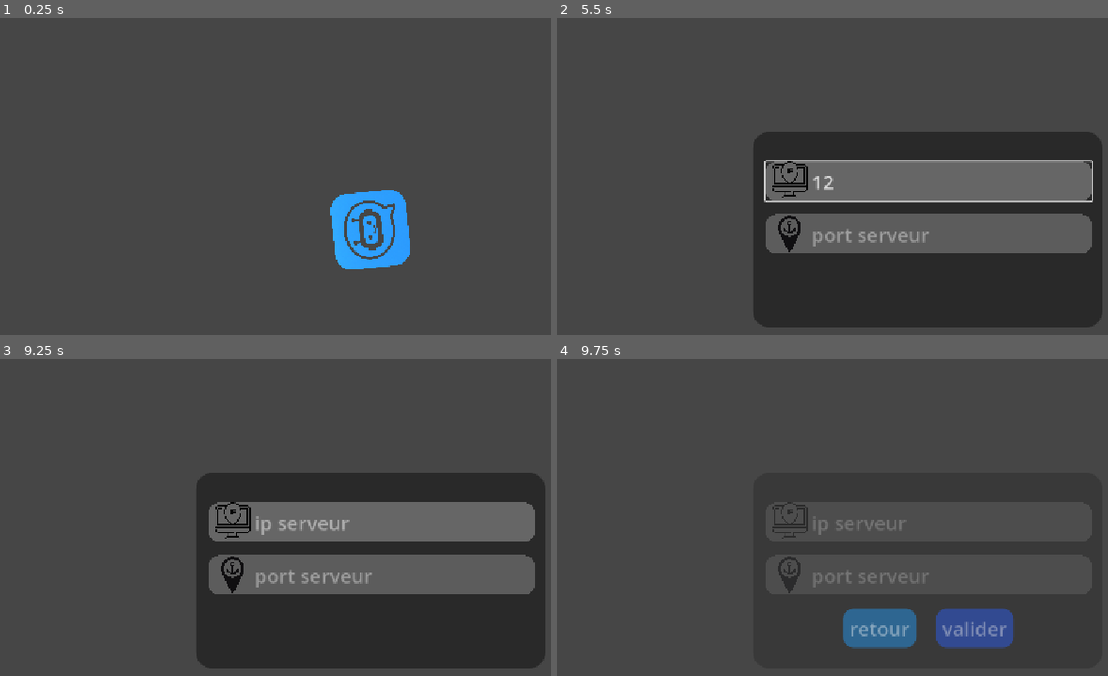
Above: before the commit, frames 1-4 (two rows, left to right).
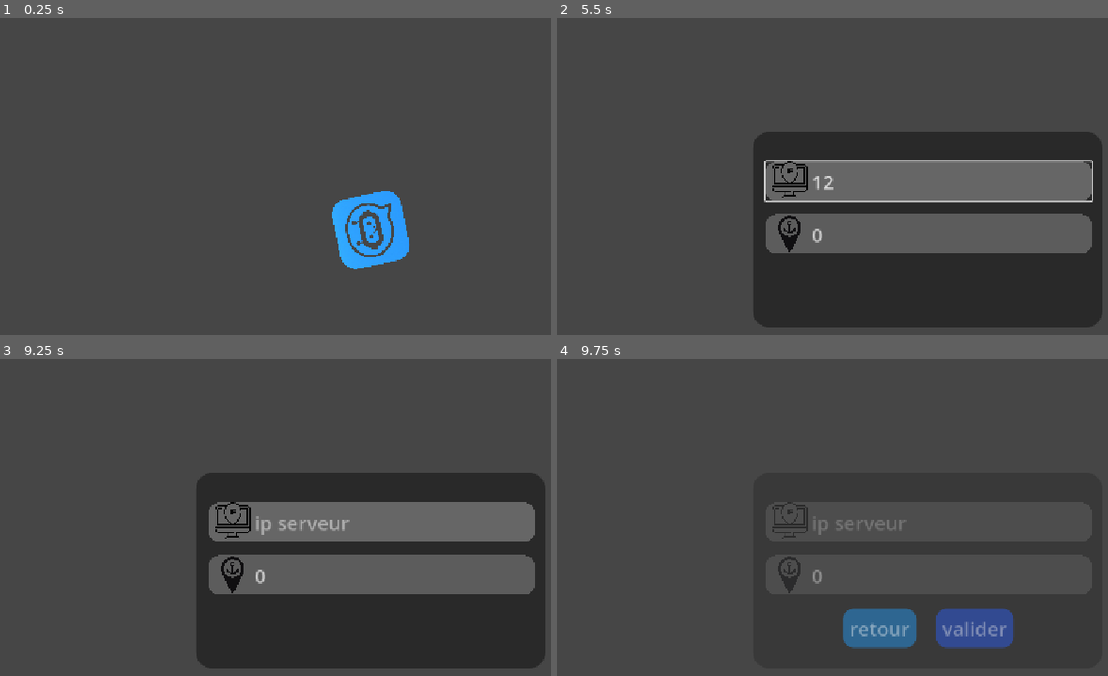
Above: after the commit, the same moments.

Repository: OptimusJB/JBot
Game: Godot game, scene res://tcp/sélecteur client-serveur.tscn
Same seed, same stepped clock (60 frames per second), same inputs: the game is played once before the commit and once after it. Before the commit the project starts from res://client/intro/intro.tscn.
Inputs (mouse positions are in pixels of both pictures, inside the frame that each line leads up to):
- Up to frame 1 (0.25 s): no input
- Up to frame 2 (5.5 s): click (931, 176) at 2.02 s; type "Alex" at 2.1 s; click (931, 230) at 2.77 s; type "12" at 2.85 s; click "se connecter au serveur" at 3.5 s; click "changer ip serveur" at 4.25 s; click (926, 182) at 5.02 s; type "12" at 5.1 s
- Up to frame 3 (9.25 s): click "retour" at 5.75 s; click "changer ip serveur" at 8 s
- Up to frame 4 (9.75 s): click "retour" at 9.5 s

The runs differ from the first frame. In frame 1, 1.0% of the frame differs, in the area x 59-75%, y 54-80%; in frame 2, 0.3%; in frame 3, 0.3%; in frame 4, 0.2%.

Commit message:
Save fonctionnel sur le changement d'ip et de port + continuation serveur

Diff:
--- a/client/Global.gd
+++ b/client/Global.gd
@@ -1,6 +1 @@
 extends Node
-
-var server_ip = ""
-var server_port = 25566
-var username = ""
-var password = ""
--- a/client/Save.gd
+++ b/client/Save.gd
@@ -1,21 +1,49 @@
 extends Node
 
-var data = {}
+var data = {"ip":"", "port":0, "pseudo":""}
+const dossier_save = "user://"
+const fichier_save = "JBot_data.txt"
 
 func sauvegarder():
-	var fichier = FileAccess.open("data.txt", FileAccess.WRITE)
+	var fichier = FileAccess.open(dossier_save + fichier_save, FileAccess.WRITE)
 	fichier.store_var(data)
 	fichier.close()
 
 func charger():
-	var fichier = FileAccess.open("data.txt", FileAccess.READ)
+	var fichier = FileAccess.open(dossier_save + fichier_save, FileAccess.READ)
 	data = fichier.get_var()
 	fichier.close()
 
-func set_data(nom_data:String, valeur):
+func set_data(nom_data:String, valeur, ignore_type=false):
+	if not nom_data in data.keys():
+		push_error(nom_data + " n'est pas une donnée valide")
+		return 0
+
+	if not typeof(valeur) == typeof(data[nom_data]) and not ignore_type:
+		push_error("la valeur de " + nom_data + " n'est pas du même type que la valeur actuelle")
+		return 0
 	data[nom_data] = valeur
+	return 1
 
 func get_data(nom_data:String):
-	if not data.find_key(nom_data):
+	if not nom_data in data.keys():
 		push_error(nom_data + " non trouvé")
 	return data[nom_data]
+
+func is_save_exist():
+	var dossier = DirAccess.open(dossier_save)
+	return dossier.file_exists(fichier_save)
+
+
+func reset_save():
+	if is_save_exist():
+		var dossier = DirAccess.open(dossier_save)
+		dossier.remove(fichier_save)
+		print("save supprimée")
+	else:
+		print("save non supprimée")
+
+func _ready() -> void:
+	# on charge les données si elles existent
+	if is_save_exist():
+		charger()
--- a/client/changer ip/animation_player.gd
+++ b/client/changer ip/animation_player.gd
@@ -17,6 +17,7 @@
 		# sauvegarde des valeurs
 		Save.set_data("ip", $"../éléments ui/CenterContainer/VBoxContainer/ip serveur".text)
 		Save.set_data("port", int($"../éléments ui/CenterContainer/VBoxContainer/port serveur".text))
+		Save.sauvegarder()
 		play("disparition")
 	else:
 		# on met un message d'avertissement
--- a/client/changer ip/changer ip.tscn
+++ b/client/changer ip/changer ip.tscn
@@ -1,7 +1,8 @@
-[gd_scene load_steps=10 format=3 uid="uid://sb7lphcf5qsm"]
+[gd_scene load_steps=11 format=3 uid="uid://sb7lphcf5qsm"]
 
 [ext_resource type="Theme" uid="uid://gmqta8b8i02m" path="res://assets/theme_JBot.tres" id="1_w8k42"]
 [ext_resource type="Texture2D" uid="uid://cusnsfi5me8eb" path="res://assets/ip_image.png" id="2_1vr63"]
+[ext_resource type="Script" uid="uid://qsw6f73bkeyu" path="res://client/changer ip/container_ip_et_serveur.gd" id="2_r7pur"]
 [ext_resource type="Texture2D" uid="uid://d0emrrgw86qe" path="res://assets/port_image.png" id="3_m0c5h"]
 [ext_resource type="Script" uid="uid://c8s3ox7xqhy86" path="res://client/changer ip/animation_player.gd" id="4_m0c5h"]
 
@@ -339,6 +340,7 @@
 layout_mode = 2
 theme = ExtResource("1_w8k42")
 theme_override_constants/separation = 21
+script = ExtResource("2_r7pur")
 
 [node name="ip serveur" type="LineEdit" parent="éléments ui/CenterContainer/VBoxContainer"]
 modulate = Color(1, 1, 1, 0)
--- /dev/null
+++ b/client/changer ip/container_ip_et_serveur.gd
@@ -0,0 +1,5 @@
+extends VBoxContainer
+
+func _ready() -> void:
+	$"ip serveur".text = Save.get_data("ip")
+	$"port serveur".text = str(Save.get_data("port"))
--- a/client/client.gd
+++ b/client/client.gd
@@ -1,35 +1,45 @@
 extends Node2D
 
 var connection = StreamPeerTCP.new()	# ATTENTION doit être en dehors d'une fonction sinon ça coupe la connexion
+var serveur = load("res://serveur/serveur.gd").new()	# pour récupérer les fonctions d'envoi
 
 func erreur(error:String):
 	print("erreur client : " + error)
 
-func envoyer_data(data:PackedByteArray):
+func envoyer_data(liste:Array):
 	var err = null
 
-	# calcul de la longueur
-	var prefixe = str(data.size()) + "a"
-	data = PackedByteArray(prefixe.to_utf8_buffer()) + data
-
-	err = connection.connect_to_host(Global.server_ip, Global.server_port)
+	print("avant connect")
+	err = connection.connect_to_host(Save.get_data("ip"), Save.get_data("port"))
+	print("après connect")
 	if err != OK:
 		erreur("connexion au serveur : " + error_string(err))
 		return 0
 	connection.poll()
 
 	# on attend que la connexion soit établie (car connect_to_host n'est pas bloquante
+	print("avant status")
 	while not connection.get_status() == 2:
 		connection.poll()
 		if connection.get_status() in [0, 3]:
 			erreur("pas réussi à se connecter")
+			connection.disconnect_from_host()
 			return 0
 
-	err = connection.put_data(data)
-	if err != OK:
-		erreur("envoi données : " + error_string(err))
+	# on envoie les infos
+	print("avant send")
+	if not serveur.send(connection, liste):
+		connection.disconnect_from_host()
+		return 0
+
+	# on récupère les infos
+	var data = serveur.recv(connection)
+	if not data:
+		connection.disconnect_from_host()
+		return 0
 
 	connection.disconnect_from_host()
+	return data
 
 func _ready() -> void:
 	# zone de tests
--- a/client/connexion/animations.gd
+++ b/client/connexion/animations.gd
@@ -11,8 +11,11 @@
 
 
 func _on_se_connecter_pressed() -> void:
-	pass # Replace with function body.
-
+	print("se connecter")
+	print("se connecter2")
+	if Client.envoyer_data(["test"]):
+		# connexion réussie
+		print("connexion réussie")
 
 func _on_animation_finished(anim_name: StringName) -> void:
 	if anim_name == "disparition":
--- a/client/connexion/connexion.tscn
+++ b/client/connexion/connexion.tscn
@@ -1,9 +1,9 @@
 [gd_scene load_steps=11 format=3 uid="uid://cp376fuqgm1f8"]
 
 [ext_resource type="Theme" uid="uid://gmqta8b8i02m" path="res://assets/theme_JBot.tres" id="1_esod7"]
+[ext_resource type="Script" uid="uid://cm2cnxpsnnt0b" path="res://client/connexion/pseudo.gd" id="2_coyei"]
 [ext_resource type="Texture2D" uid="uid://b0h5mqeqqsyv7" path="res://assets/username_image.png" id="2_kwlb3"]
 [ext_resource type="Texture2D" uid="uid://co0b4lu5ckt5m" path="res://assets/password_image.png" id="3_1l5j0"]
-[ext_resource type="PackedScene" uid="uid://c6ipud25djhe2" path="res://client/client.tscn" id="4_1l5j0"]
 [ext_resource type="Script" uid="uid://lcvoci330xfh" path="res://client/connexion/animations.gd" id="5_b27uq"]
 
 [sub_resource type="StyleBoxFlat" id="StyleBoxFlat_a1jha"]
@@ -313,7 +313,7 @@
 
 [node name="container champs" type="VBoxContainer" parent="éléments ui"]
 custom_minimum_size = Vector2(450, 0)
-layout_mode = 2
+layout_mode = 0
 offset_left = 352.0
 offset_top = 212.0
 offset_right = 802.0
@@ -326,6 +326,7 @@
 custom_minimum_size = Vector2(0, 60)
 layout_mode = 2
 placeholder_text = "nom d'utilisateur"
+script = ExtResource("2_coyei")
 
 [node name="mot de passe" type="LineEdit" parent="éléments ui/container champs"]
 modulate = Color(1, 1, 1, 0)
@@ -342,7 +343,7 @@
 
 [node name="changer ip" type="Button" parent="éléments ui"]
 modulate = Color(1, 1, 1, 0)
-layout_mode = 2
+layout_mode = 0
 offset_left = 16.0
 offset_top = 22.0
 offset_right = 306.0
@@ -370,8 +371,6 @@
 scale = Vector2(0.11, 0.11)
 texture = ExtResource("3_1l5j0")
 
-[node name="Client" parent="." instance=ExtResource("4_1l5j0")]
-
 [node name="animations" type="AnimationPlayer" parent="."]
 libraries = {
 &"": SubResource("AnimationLibrary_qiwyy")
--- /dev/null
+++ b/client/connexion/pseudo.gd
@@ -0,0 +1,4 @@
+extends LineEdit
+
+func _ready() -> void:
+	text = Save.get_data("pseudo")
--- a/project.godot
+++ b/project.godot
@@ -11,14 +11,15 @@
 [application]
 
 config/name="JBot"
-run/main_scene="uid://d0tq1yglb7k1v"
-config/features=PackedStringArray("4.4", "GL Compatibility")
+run/main_scene="uid://d1qjwx7nm7oij"
+config/features=PackedStringArray("4.5", "GL Compatibility")
 config/icon="res://icon.svg"
 
 [autoload]
 
 Global="*res://client/Global.gd"
 Save="*res://client/Save.gd"
+Client="*res://client/client.tscn"
 
 [display]
 
--- a/serveur/serveur.gd
+++ b/serveur/serveur.gd
@@ -11,19 +11,20 @@
 	return 1
 
 func _ready() -> void:
-	se_connecter()
-	print("serveur démarré sur le port " + str(serveur.get_local_port()))
+	print("ready")
+	if se_connecter():
+		print("serveur démarré sur le port " + str(serveur.get_local_port()))
 
 func _process(delta: float) -> void:
-	#print(serveur.is_connection_available())
-	if serveur.is_connection_available():
-		handle(serveur.take_connection())
+	while serveur.is_connection_available():
+		var connection = serveur.take_connection()
+		handle(connection)
+		connection.disconnect_from_host()
 
 func erreur(error:String): # fonction à appeller en cas d'erreur
 	print("erreur lors du handle : ", error)
 
-func handle(connection:StreamPeerTCP):
-
+func recv(connection:StreamPeerTCP):
 	var duree_message = ""
 	var requete = connection.get_data(1)
 	if requete[0] != OK:
@@ -55,8 +56,47 @@
 	# on teste au cas où la taille du message n'est pas cohérente avec la durée
 	if len(message_bytes) != duree_message:
 		erreur("message_bytes pas de la même longueur que duree_message")
+		return 0
 
 	message = message_bytes.get_string_from_utf8()
+	return str_to_list(message)
 
-	connection.disconnect_from_host()
-	print(message)
+func send(connection:StreamPeerTCP, liste:Array):
+	var message = list_to_str(liste)
+	var message_bytes = message.to_utf8_buffer()
+	var err
+
+	# calcul de la longueur
+	var prefixe = str(message_bytes.size()) + "a"
+	message_bytes = PackedByteArray(prefixe.to_utf8_buffer()) + message_bytes
+
+	err = connection.put_data(message_bytes)
+	if err != OK:
+		erreur("envoi données : " + error_string(err))
+		return 0
+	return 1
+
+func list_to_str(liste:Array):
+	# ATTENTION toutes les valeurs sont converties en str
+	assert(typeof(liste) == TYPE_ARRAY, "liste n'est pas une liste")
+	var texte = ""
+	for index_liste in range(len(liste)):
+		if index_liste == len(liste) - 1:
+			texte = texte + str(liste[index_liste])
+		else:
+			texte = texte + str(liste[index_liste]) + "&slliste&"
+	return texte
+
+func str_to_list(texte:String):
+	assert(typeof(texte) == TYPE_STRING, "texte doit être une chaine de caractères")
+	var liste = texte.split("&slliste&")
+	return liste
+
+func handle(connection:StreamPeerTCP):
+	# on récupère les infos
+	var message = recv(connection)
+	if not message:	# au cas où ça a crash
+		return 0
+	print("a")
+	if not send(connection, ["ok"]):
+		return 0
--- /dev/null
+++ b/tcp/sélecteur client-serveur.tscn
@@ -0,0 +1,6 @@
+[gd_scene load_steps=2 format=3 uid="uid://d1qjwx7nm7oij"]
+
+[ext_resource type="Script" uid="uid://lo12fueldume" path="res://tcp/sélecteur_client_serveur.gd" id="1_p1wgx"]
+
+[node name="SélecteurClient-serveur" type="Node"]
+script = ExtResource("1_p1wgx")
--- /dev/null
+++ b/tcp/sélecteur_client_serveur.gd
@@ -0,0 +1,9 @@
+extends Node
+
+# le fichier sert à lancer le serveur ou le client selon le tag
+func _ready() -> void:
+	if OS.has_feature("dedicated_server"):
+		# lancement du serveur
+		get_tree().change_scene_to_file.call_deferred("res://serveur/serveur.tscn")	# call_deferred sinon erreur (l'erreur semble apparaitre seulement sur le premier _ready du jeu)
+	else:
+		get_tree().change_scene_to_file.call_deferred("res://client/intro/intro.tscn")
Not shown, added: client/changer ip/container_ip_et_serveur.gd.uid
Not shown, added: client/connexion/pseudo.gd.uid
Not shown, added: export_presets.cfg
Not shown, added: tcp/sélecteur_client_serveur.gd.uid
